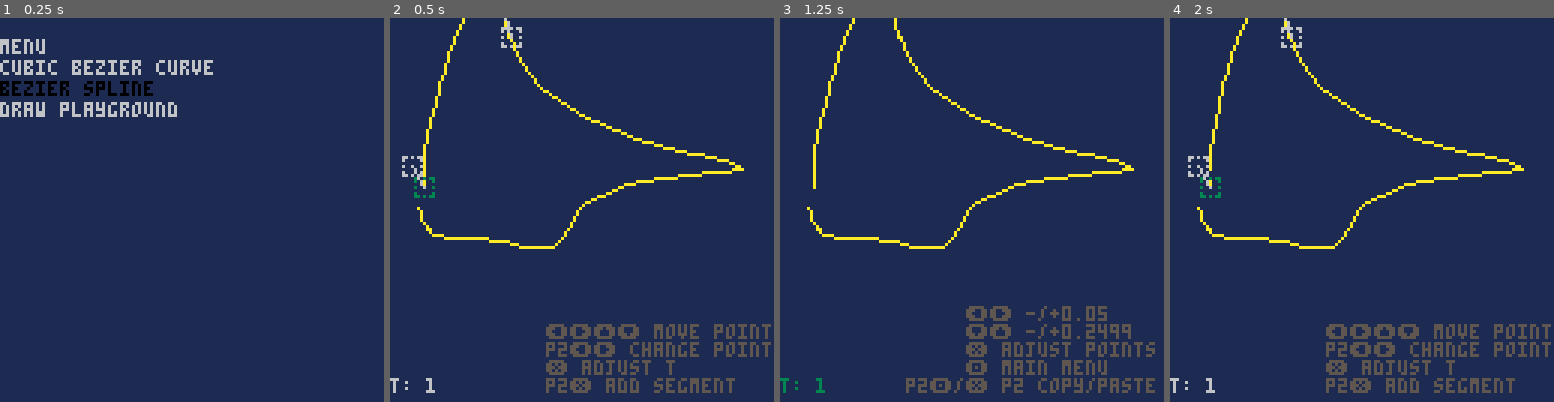
Above: before the commit, frames 1-4 (left to right).
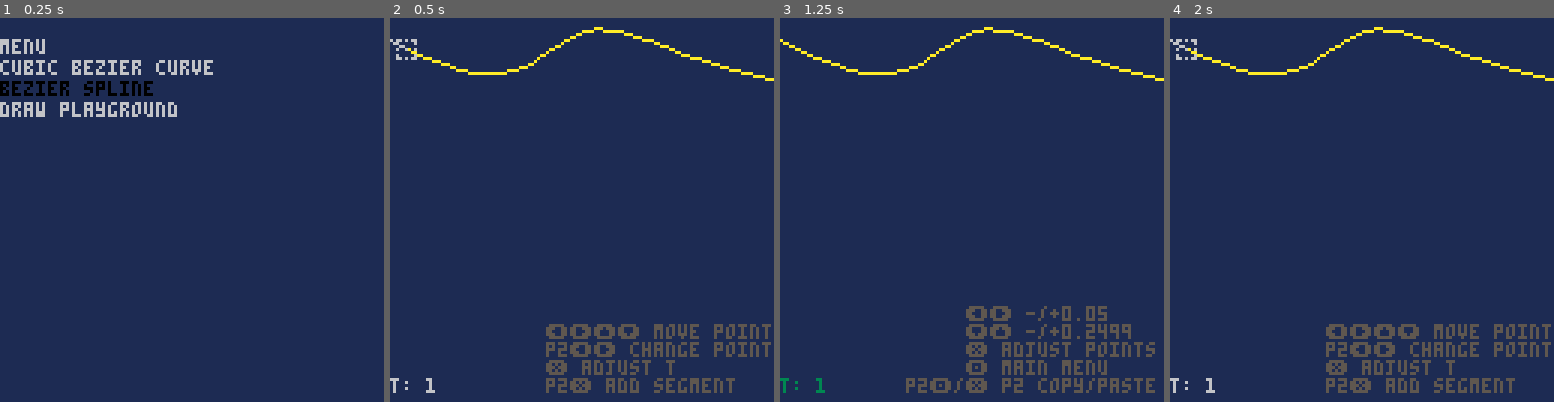
Above: after the commit, the same moments.

Repository: ajbowen249/pico-8-bezier
Game: PICO-8 cartridge bezier.p8
Two runs of this game, one before a commit and one after it. Both use one fixed random seed, a clock stepped at 60 frames per second and the inputs below.
Inputs:
- Up to frame 1 (0.25 s): no input
- Up to frame 2 (0.5 s): tap X (X key) at 0.33 s
- Up to frame 3 (1.25 s): tap O (Z key) at 0.7 s; tap X (X key) at 1.07 s
- Up to frame 4 (2 s): hold Right from 1.6 s (still down); tap O (Z key) at 1.7 s; tap X (X key) at 1.85 s

Frame 1 is identical in both runs. In frame 2, 2.8% of the frame differs, in the area x 0-100%, y 0-61%; in frame 3, 2.4%; in frame 4, 2.8%.

Commit message:
add underfill draw test

Diff:
--- a/bezier.p8
+++ b/bezier.p8
@@ -386,8 +386,16 @@
   bsds.mode = 0
 
   if bsds.spline == nil then
+    -- lumpy circle for testing
+    -- 4,11.5,56.5,7.5,49,5,6.5,40,6.5,40,6.5,75,6.5,112,22,100,52.5,100,52.5,88,83,73.5,98.25,48.5,92,48.5,92,23.5,85.75,13,78.625,9.5,63.5
+    -- weird star
+    -- 4,11.5,56.5,7.5,49,28.5,-37.5,40,6.5,40,6.5,51.5,50.5,158,47.5,100,52.5,100,52.5,42,57.5,70,82.25,45,76,45,76,20,69.75,13,78.625,9.5,63.5
+    -- slope for underfill
+    -- 3,5,20,20,20,12,5.5,40,10,40,10,68,14.5,54.5,19.5,85.5,25.5,85.5,25.5,116.5,31.5,92,45.5,122.5,45
+    -- streteched version of previous
+    -- 3,-132.5,20,-101,3,-44.5,-16,5,10,5,10,54.5,36,50,-5.5,81,6,81,6,112,17.5,191,45.5,374,45
     -- bsds.spline = bez_spline_from_string("2, 5,20, 20,20, 20,35, 40,35,    40,35, 60,35, 60,20, 80,20")
-    bsds.spline = bez_spline_from_string("4,11.5,56.5,7.5,49,28.5,-37.5,40,6.5,40,6.5,51.5,50.5,158,47.5,100,52.5,100,52.5,42,57.5,70,82.25,45,76,45,76,20,69.75,13,78.625,9.5,63.5")
+    bsds.spline = bez_spline_from_string("3,-132.5,20,-101,3,-44.5,-16,5,10,5,10,54.5,36,50,-5.5,81,6,81,6,112,17.5,191,45.5,374,45")
   end
 end
 
@@ -598,17 +606,12 @@
 
 -->8
 -- drawing playground 1
-
--- lumpy circle for testing
--- 4,11.5,56.5,7.5,49,5,6.5,40,6.5,40,6.5,75,6.5,112,22,100,52.5,100,52.5,88,83,73.5,98.25,48.5,92,48.5,92,23.5,85.75,13,78.625,9.5,63.5
--- weird star
--- 4,11.5,56.5,7.5,49,28.5,-37.5,40,6.5,40,6.5,51.5,50.5,158,47.5,100,52.5,100,52.5,42,57.5,70,82.25,45,76,45,76,20,69.75,13,78.625,9.5,63.5
 dp1s = {} -- drawing playground 1 state
 
 dp1s_mode_names = {
   "line",
+  "under fill",
   "recursive fill",
-  "quadtree fill",
 }
 
 function init_draw_playground_1()
@@ -718,6 +721,29 @@
   end
 end
 
+function draw_underfill(points_groups, bounds, col)
+  for _, group in ipairs(points_groups) do
+    for i, p in ipairs(group.points) do
+      if i < #group.points then
+        local next = group.points[i + 1]
+
+        -- this may lead to back-draw, but that's fine. this is what it is and the curves need to deal
+        -- some playing around suggests having a color generator could even make that a feature...
+        local rise = next.y - p.y
+        local run = next.x - p.x
+        local slope = rise / run
+
+        local drawing_point = point(p.x, p.y)
+        while drawing_point.x <= next.x do
+          rect(drawing_point.x, drawing_point.y, drawing_point.x, bounds.max_y, col)
+          drawing_point.x += 1
+          drawing_point.y += slope
+        end
+      end
+    end
+  end
+end
+
 function draw_draw_playground_1()
   local screen_bounds = {
     min_x = dp1s.c_x,
@@ -739,17 +765,19 @@
     return
   end
 
-  draw_vector_line(spline.curves, 10)
+  if dp1s.mode == 1 or dp1s.mode == 3 then
+    draw_vector_line(spline.curves, 10)
+  end
+
   local start_point = spline.curves[1].points[1]
   local last_curve = spline.curves[#spline.curves]
   local end_point = last_curve.points[#last_curve.points]
 
   if dp1s.mode == 2 then
+    draw_underfill(spline.curves, screen_bounds, 10)
+  elseif dp1s.mode == 3 then
     line(start_point.x, start_point.y, end_point.x, end_point.y, 10)
     flood_fill(point(20, 20), 10, { screen_bounds })
-  elseif dp1s.mode == 3 then
-    line(start_point.x, start_point.y, end_point.x, end_point.y, 10)
-    fill_sectors(spline.curves, 16, 10)
   end
 end
 
